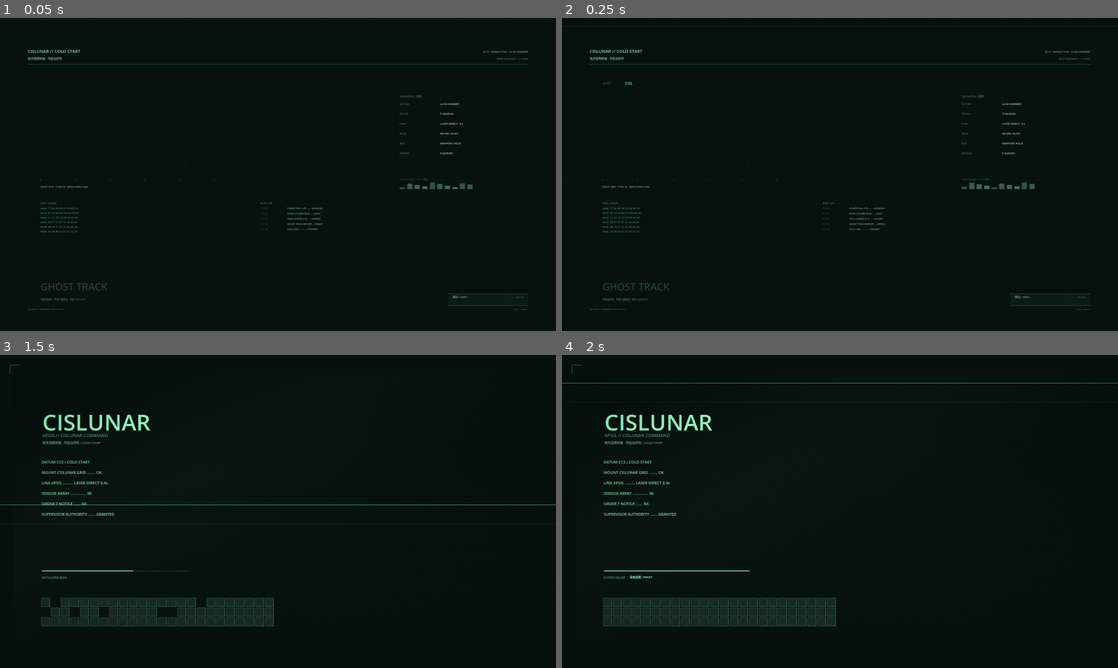
Above: before the commit, frames 1-4 (two rows, left to right).
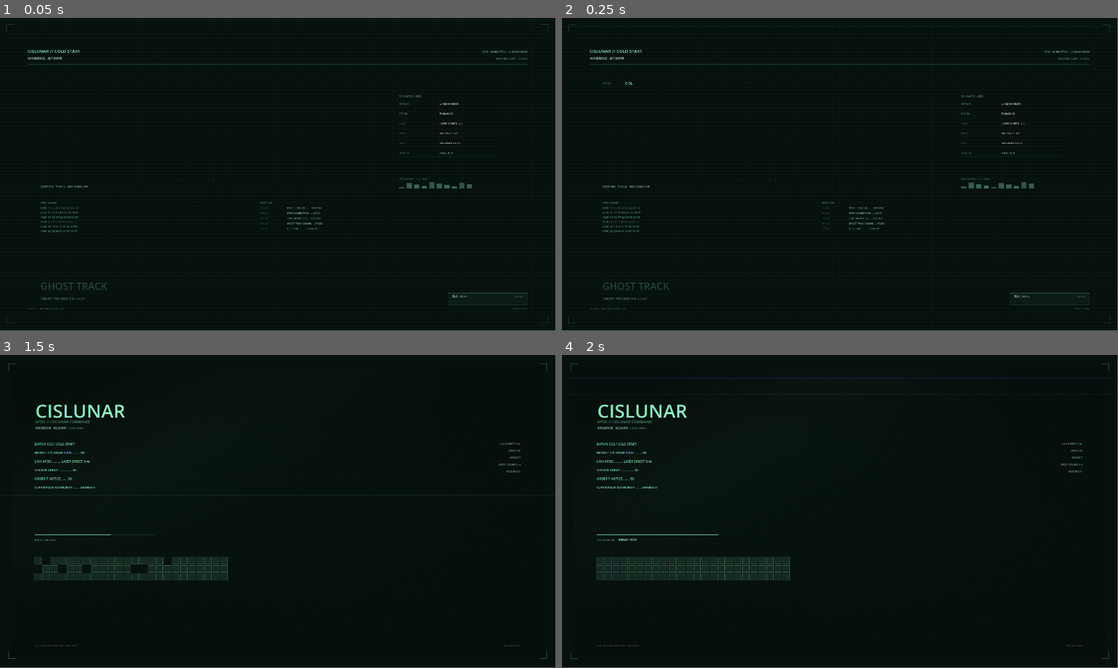
Above: after the commit, the same moments.

Repository: HATO-24/ghost-track-apsis
Game: Godot game, scene res://intro.tscn
Two runs of this game, one before a commit and one after it. Both use one fixed random seed, a clock stepped at 60 frames per second and the inputs below.
Inputs (mouse positions are in pixels of both pictures, inside the frame that each line leads up to):
- Up to frame 1 (0.05 s): no input
- Up to frame 2 (0.25 s): no input
- Up to frame 3 (1.5 s): tap Enter at 0.5 s; move the mouse to (400, 495) at 0.52 s; hold Right 0.53-1.25 s; hold Enter 0.53-1.25 s; click (400, 495) at 0.67 s; tap Space (ui_select) at 0.77 s; drag from (278, 511) to (250, 574) at 1.27 s
- Up to frame 4 (2 s): no input
In our replay, the window is 800x450 before the commit and 799x449 after it. These sizes can differ from the game's own. Grey fills any space a smaller window leaves; there, only what the larger window draws over its background counts as a difference.

The runs differ from the first frame. In frame 1, 0.9% of the frame differs, in the area x 1-99%, y 2-98%; in frame 2, 0.9%; in frame 3, 5.5%; in frame 4, 6.2%, in the area x 0-100%, y 2-98%.

Commit message:
V17-3 1920 V1 视觉运行、45s 实机演示视频与 V17 独立打包

Diff:
--- a/game_v17/project.godot
+++ b/game_v17/project.godot
@@ -13,10 +13,10 @@
 
 [display]
 
-window/size/viewport_width=1600
-window/size/viewport_height=900
-window/size/window_width_override=1600
-window/size/window_height_override=900
+window/size/viewport_width=1920
+window/size/viewport_height=1080
+window/size/window_width_override=1920
+window/size/window_height_override=1080
 
 [rendering]
 
--- a/game_v17/scripts/main.gd
+++ b/game_v17/scripts/main.gd
@@ -25,7 +25,7 @@
 var end_panel
 var svc: SubViewportContainer
 var _vp_rect := Rect2()
-var _window_restore_size := Vector2i(1600, 900)
+var _window_restore_size := Vector2i(1920, 1080)
 var _last_win_size := Vector2i.ZERO
 var _last_decision := false
 var _last_consequence := false
@@ -69,9 +69,9 @@
 		" skip_v2_prelude=", bool(fw_sum.get("skipped_v2_prelude", false)),
 		" errors=", framework.errors)
 	get_window().title = "GHOST TRACK // APSIS — V17"
-	get_window().size = Vector2i(1600, 900)
+	get_window().size = Vector2i(1920, 1080)
 	var screen := DisplayServer.screen_get_size()
-	get_window().position = Vector2i((screen.x - 1600) / 2, (screen.y - 900) / 2)
+	get_window().position = Vector2i(maxi(0, (screen.x - 1920) / 2), maxi(0, (screen.y - 1080) / 2))
 	if _shot_path != "" or _gif_dir != "":
 		get_window().borderless = true
 		get_window().size = Vector2i(1920, 1080)
Not shown, added: game_v17/tests/plot_tws_probe.gd.uid
Not shown, added: mockups/ghost-track-v17-demo.mp4
